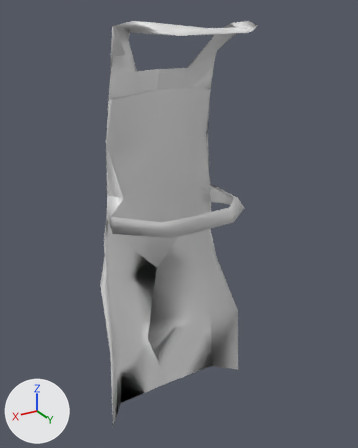
A saved change to the FBX model Contents/mods/Authentic Z - Lite/media/models_X/Skinned/CustomBodies/SkinnyBody_M/SkinnyBody01_M_Apron.fbx.
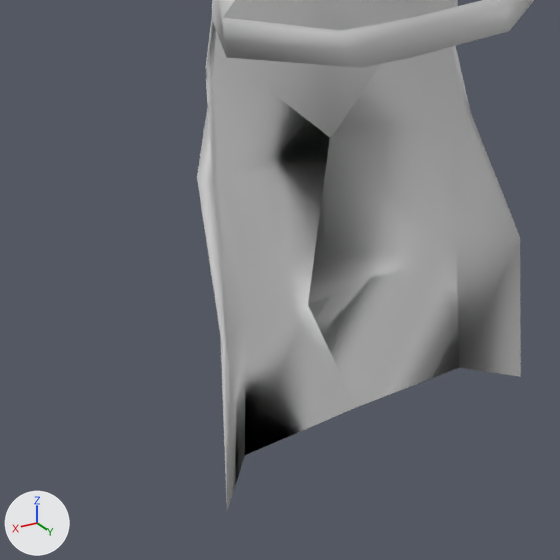
The first picture shows the older version from a 50 mm lens placed at (0.00297, 0.00519, 0.00802), pointed at (-0.00005, 0.00015, 0.0055). The close-ups show both versions on the part from 5% to 71% of the width and 47% to 100% of the height of that picture; other places that the commit changed are outside them. Arrows for +X, +Y and +Z are at lower left; the lights stay in place. Where no turn or scale is listed for an object, it has been applied to the vertices. Vertices at the same position are counted once.

Objects in the first close-up: 'Bob_Apron'.
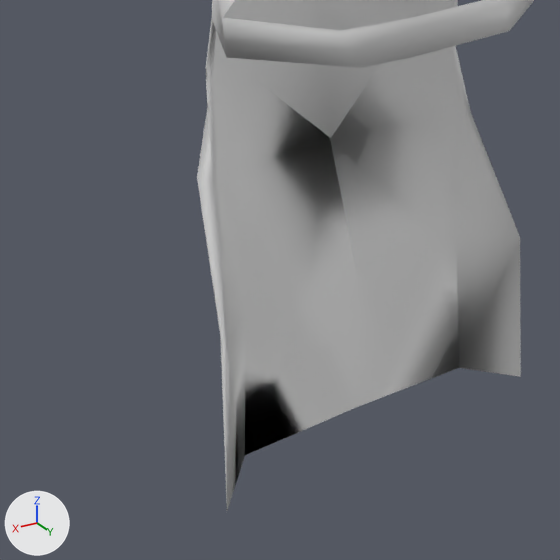
Changed parts and their boxes (x1, y1, x2, y2) in the close-ups (560 x 560 px):
part 1 of me_mesh_001, built on
    both: (308, 138, 439, 407)

What changed in the scene script:
```text
Change me_mesh_001:
    where me_mesh_001.from_pydata(...)  # 159 vertices, 286 faces; spans x -0.00116..0.00108, y -0.00045..0.00091, z 0.00271..0.00793
    used by ob_bob_apron; location = (0.0, 0.0, 0.0)
    verts and faces of me_mesh_001; kept vertices keep their numbers, new ones are numbered from 159
    before: 43 (-0.00003, -0.00045, 0.00459) at pixel (329, 137), 133 (0.00035, -0.00005, 0.00374) at pixel (307, 304), 139 (-0.00065, -0.00013, 0.00375) at pixel (439, 248), 140 (-0.00002, -0.00013, 0.00273) at pixel (356, 407)
    me_mesh_001 part 1
    add delete_faces([(133, 140, 139), (43, 133, 139)])
    add verts[159] = (-0.00001, -0.00005, 0.00374)  # pixel (359, 286)
    add faces += [(139, 159, 140), (43, 159, 139), (43, 133, 159), (133, 140, 159)]
```
